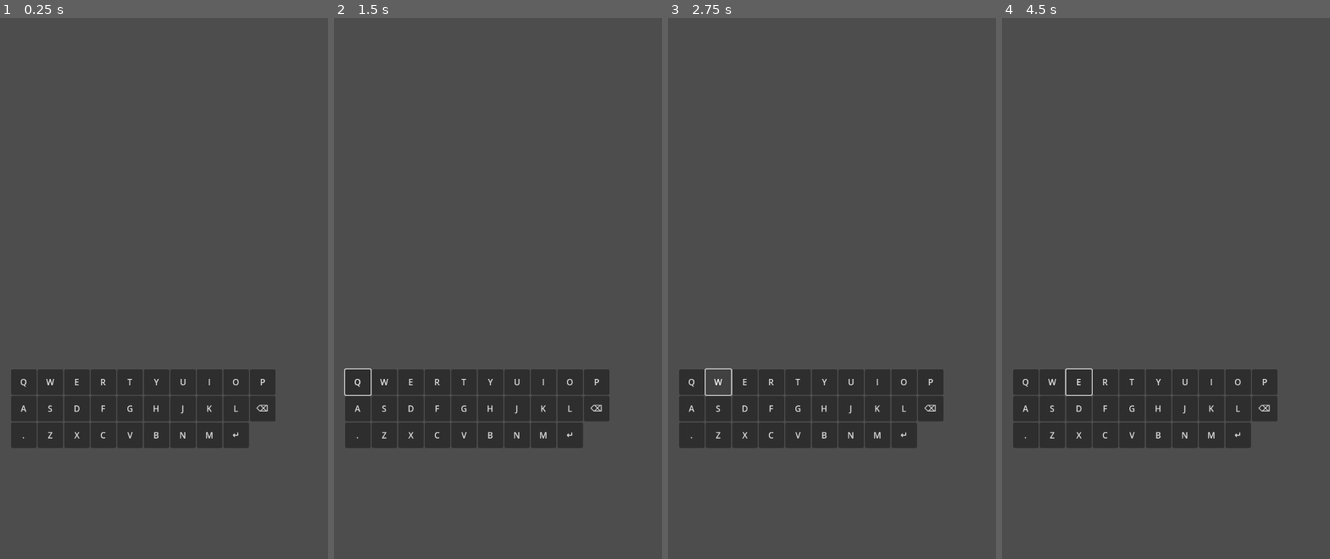
Above: before the commit, frames 1-4 (left to right).
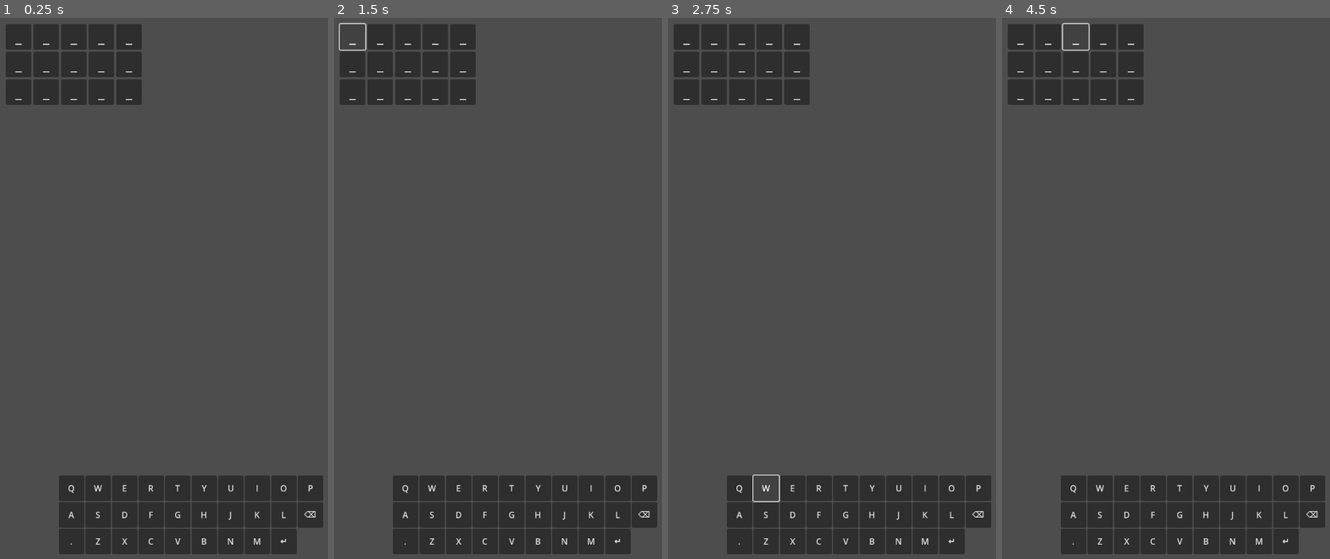
Above: after the commit, the same moments.

Repository: Pitrified/worble
Game: Godot game, scene res://game_board.tscn
Same seed, same stepped clock (60 frames per second), same inputs: the game is played once before the commit and once after it.
Inputs (mouse positions are in pixels of both pictures, inside the frame that each line leads up to):
- Up to frame 1 (0.25 s): no input
- Up to frame 2 (1.5 s): click "Q" at 0.5 s; click (353, 34) at 1.25 s, where only the run after the commit has a clickable "_"
- Up to frame 3 (2.75 s): click "W" at 2 s
- Up to frame 4 (4.5 s): click (1047, 34) at 2.75 s, where only the run after the commit has a clickable "_"; click "E" at 3.5 s; click (1074, 34) at 4.25 s, where only the run after the commit has a clickable "_"

The runs differ from the first frame. In frame 1, 25% of the frame differs, in the area x 1-99%, y 1-100%; in frame 2, 25%; in frame 3, 25%; in frame 4, 25%.

Commit message:
Add guess[es] builder to game board

Diff:
--- a/game_board.tscn
+++ b/game_board.tscn
@@ -11,10 +11,10 @@
 anchors_preset = 5
 anchor_left = 0.5
 anchor_right = 0.5
-offset_left = -490.0
-offset_top = 150.0
-offset_right = 490.0
-offset_bottom = 950.0
+offset_left = -400.0
+offset_top = 100.0
+offset_right = 400.0
+offset_bottom = 800.0
 grow_horizontal = 2
 
 [node name="Keyboard" parent="." instance=ExtResource("2_wuigj")]
@@ -23,9 +23,9 @@
 anchor_top = 1.0
 anchor_right = 0.5
 anchor_bottom = 1.0
-offset_left = -490.0
-offset_top = -500.0
-offset_right = 490.0
-offset_bottom = -100.0
+offset_left = -400.0
+offset_top = -300.0
+offset_right = 400.0
+offset_bottom = -50.0
 grow_horizontal = 2
 grow_vertical = 0
--- a/guess.gd
+++ b/guess.gd
@@ -1,12 +1,18 @@
 class_name Guess
 extends HBoxContainer
 
-@export var guess_letter_scene: PackedScene = preload ("res://guess_letter.tscn")
+const guess_letter_scene: PackedScene = preload ("res://guess_letter.tscn")
 
 # hold the guess letters in a list
 var guess_letters = []
+var guess_len: int
 
-func build_guess(guess_len: int):
+static func new_guess(guess_len_: int):
+	var guess = Guess.new()
+	guess.guess_len = guess_len_
+	return guess
+
+func build_guess():
 	for i in range(0, guess_len):
 		var guess_letter = guess_letter_scene.instantiate()
 		add_child(guess_letter)
@@ -14,4 +20,4 @@
 
 # Called when the node enters the scene tree for the first time.
 func _ready():
-	build_guess(5)
+	build_guess()
--- a/guess.tscn
+++ b/guess.tscn
@@ -1,8 +1,10 @@
-[gd_scene load_steps=2 format=3 uid="uid://b3rje26b5nuc3"]
+[gd_scene load_steps=3 format=3 uid="uid://b3rje26b5nuc3"]
 
 [ext_resource type="Script" path="res://guess.gd" id="1_gfjv0"]
+[ext_resource type="PackedScene" uid="uid://mv0cxwmtdumx" path="res://guess_letter.tscn" id="2_ycgjg"]
 
 [node name="Guess" type="HBoxContainer"]
 offset_right = 40.0
 offset_bottom = 40.0
 script = ExtResource("1_gfjv0")
+guess_letter_scene = ExtResource("2_ycgjg")
--- a/guesses.gd
+++ b/guesses.gd
@@ -1,6 +1,12 @@
 class_name Guesses
 extends VBoxContainer
 
+func build_guesses():
+	var guesses_num = 3
+	for i in range(0, guesses_num):
+		var guess = Guess.new_guess(5)
+		add_child(guess)
+
 # Called when the node enters the scene tree for the first time.
 func _ready():
-	pass # Replace with function body.
+	build_guesses()
